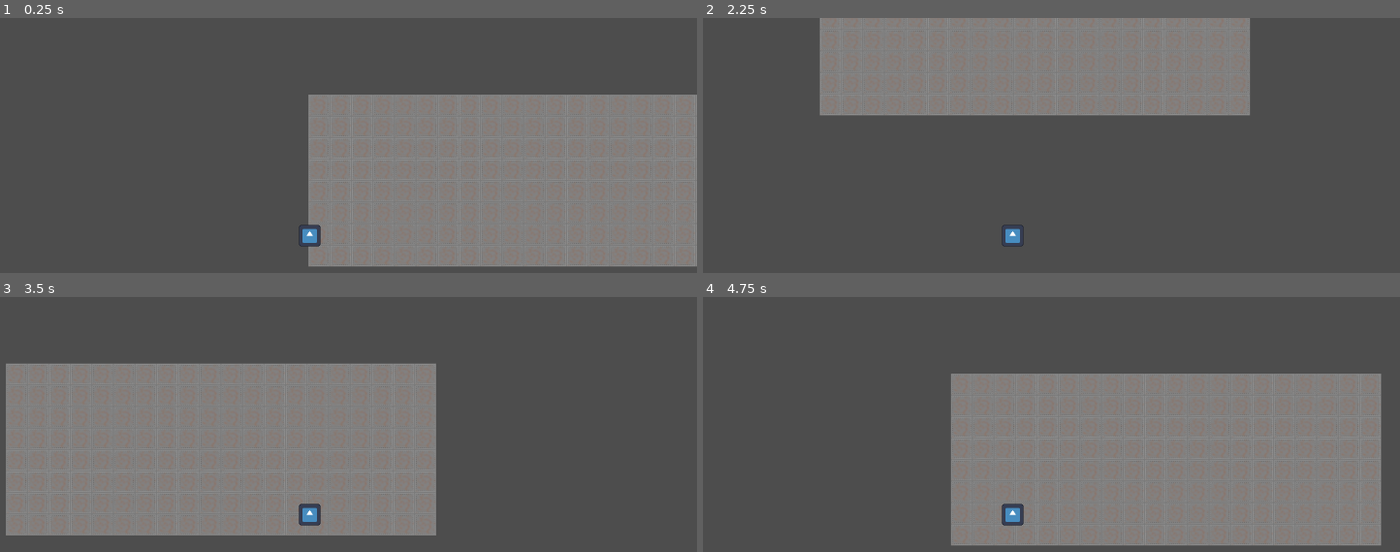
Above: before the commit, frames 1-4 (two rows, left to right).
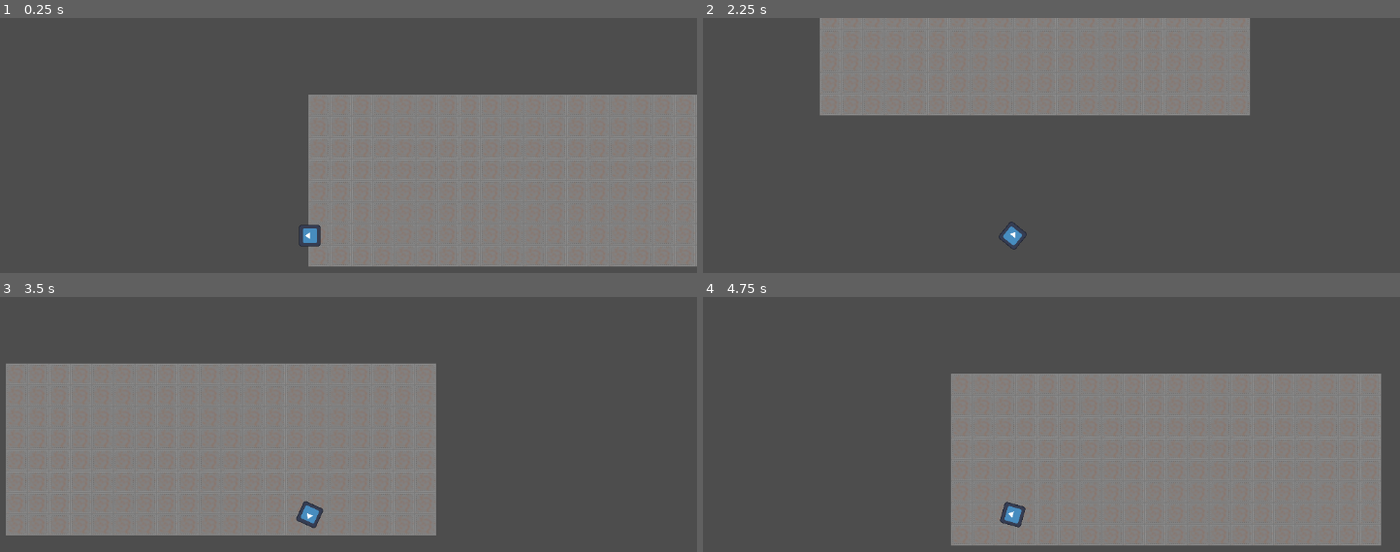
Above: after the commit, the same moments.

Repository: crowmancer/FixMeSomeGrub2
Game: Godot game, scene res://2dMoveTest.tscn
Two runs of this game, one before a commit and one after it. Both use one fixed random seed, a clock stepped at 60 frames per second and the inputs below. The engine's default icon, where the game draws it, is replaced by a stand-in: a white triangle on a blue panel in a dark square.
Inputs (mouse positions are in pixels of both pictures, inside the frame that each line leads up to):
- Up to frame 1 (0.25 s): no input
- Up to frame 2 (2.25 s): tap Enter at 0.5 s; move the mouse to (1183, 214) at 0.52 s; hold Right (ui_right) 0.53-1.28 s; move the mouse to (856, 257) at 1.27 s; hold Down (ui_down) 1.28-2.03 s; move the mouse to (1093, 140) at 2.02 s; hold Right (ui_right) from 2.03 s (still down)
- Up to frame 3 (3.5 s): move the mouse to (outside the picture) at 2.77 s; release Right (ui_right) at 2.78 s; hold Up (ui_up) from 2.78 s (still down)
- Up to frame 4 (4.75 s): move the mouse to (outside the picture) at 3.52 s; release Up (ui_up) at 3.53 s; hold Left (ui_left) from 3.53 s (still down); move the mouse to (779, 450) at 4.27 s

The runs differ from the first frame. In frame 1, less than 0.1% of the frame differs, in the area x 43-46%, y 82-89%; in frame 2, 0.1%; in frame 3, 0.1%, in the area x 42-47%, y 79-91%; in frame 4, 0.1%.

Commit message:
gutted movement; player looks at mouse now;

Diff:
--- a/player.gd
+++ b/player.gd
@@ -1,24 +1,14 @@
 extends CharacterBody2D
 
 
-const SPEED = 300.0
-
+const SPEED :float = 300.0
+const halfPi :float = PI/2
 
 func _physics_process(delta: float) -> void:
+	var input_direction = Input.get_vector("ui_left", "ui_right", "ui_up", "ui_down")
+	velocity = input_direction * SPEED
 
-	# Get the input direction and handle the movement/deceleration.
-	# As good practice, you should replace UI actions with custom gameplay actions.
-	var directionLR :float = Input.get_axis("ui_left", "ui_right")
-	var directionUD :float = Input.get_axis("ui_up","ui_down");
-	if directionLR:
-		velocity.x = directionLR * SPEED;
-	else:
-		velocity.x = move_toward(velocity.x, 0, SPEED);
-
-
-	if directionUD:
-		velocity.y = directionUD * SPEED;
-	else:
-		velocity.y = move_toward(velocity.y, 0, SPEED);
+	look_at(get_global_mouse_position())
+	rotate(halfPi);
 
 	move_and_slide()
